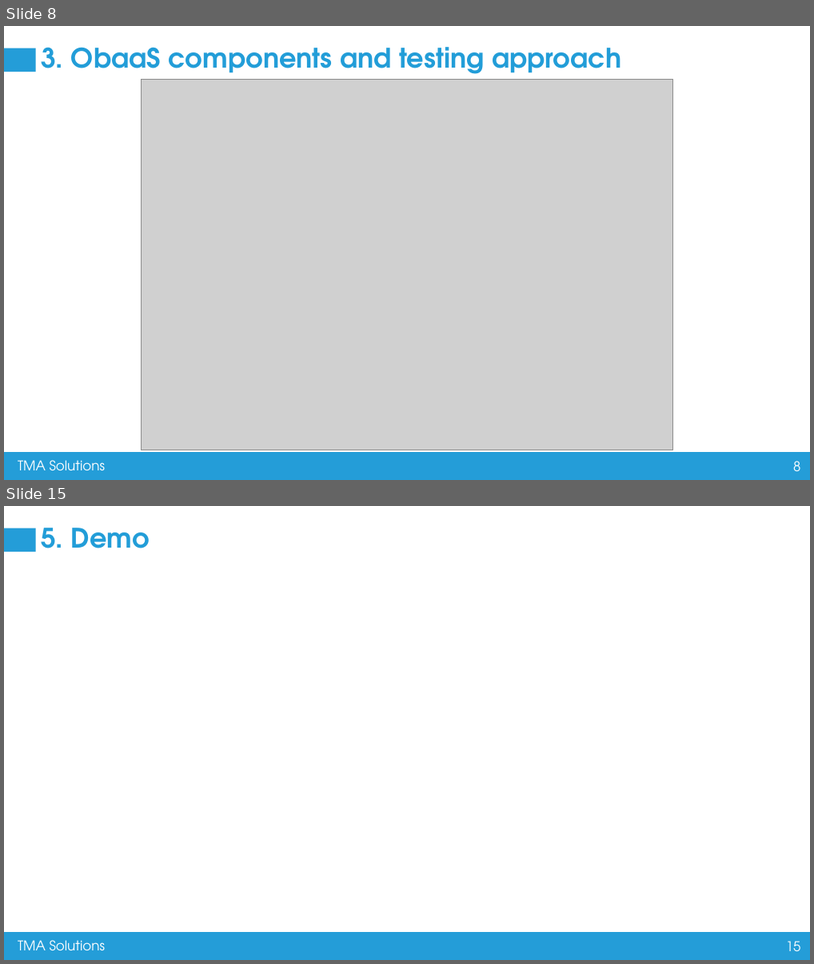
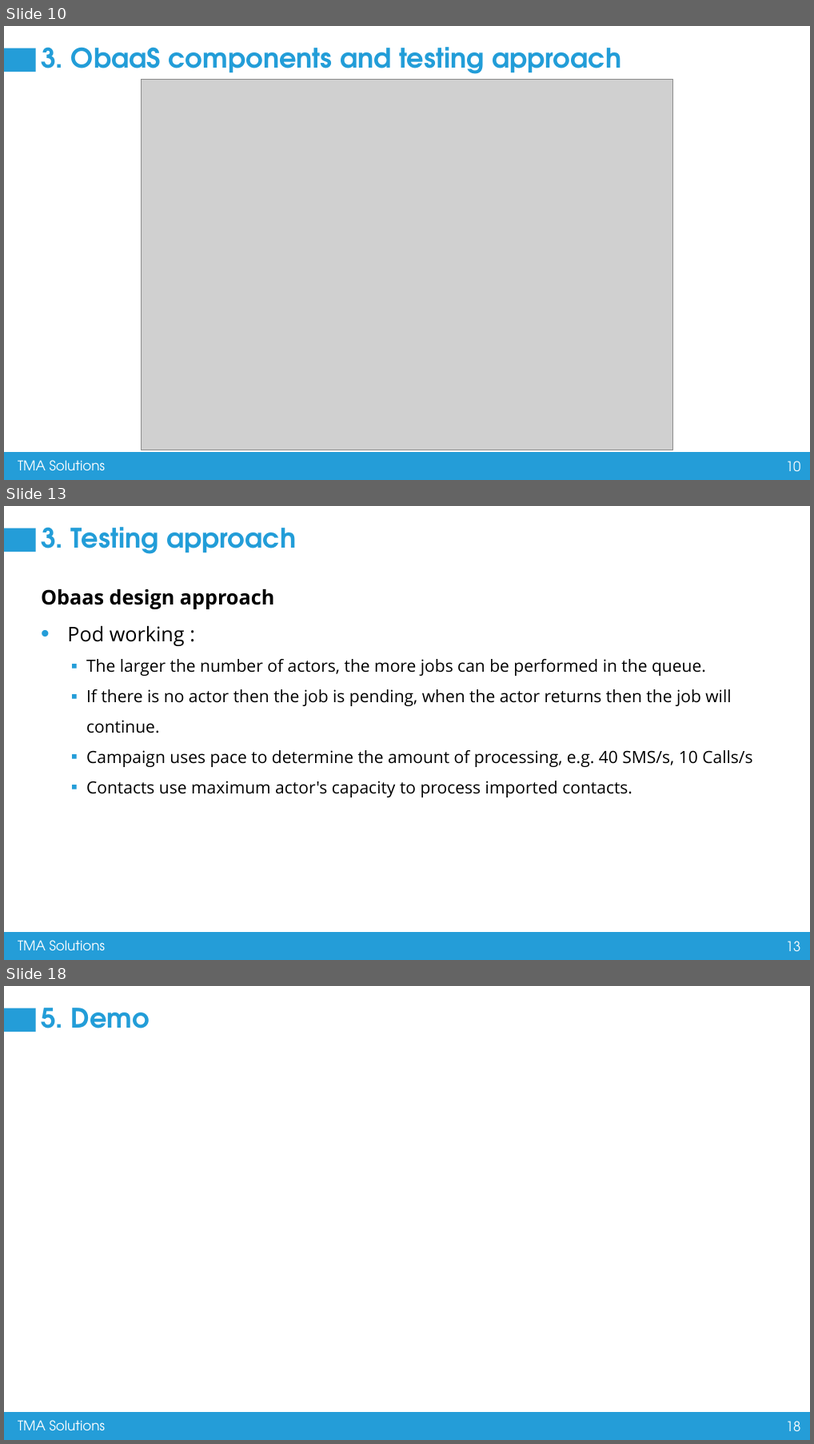
Before and after one commit to nguyenvanhuy0612/flutter_training, a slide deck: Containerization and Microservices Testing.pptx. Shown one above the other, each under a label of ours: slides 8 and 15 before the commit, slides 10, 13 and 18 after it; the slides between them are not shown. The pictures are 814x964 and 814x1444 pixels, drawn with LibreOffice and Linux fonts; fonts in the diff are those of the drawing; grey boxes stand for pictures. Boxes give left, top, right and bottom in pixels: in the first picture for what was removed or moved away, otherwise in the second. Text is boxed around its words. In the diff, an @@ line names an element or a change of style, - is before the commit and + after.

```diff
--- a/Containerization and Microservices Testing.pptx
+++ b/Containerization and Microservices Testing.pptx
@@ slide 13 added at bbox=[4, 506, 810, 960], background #FFFFFF; not listed: 4 template elements that a slide beside it also shows @@
@@ title added at bbox=[41, 527, 296, 554], 32 pt, text #229DD8, bold @@
+3. Testing approach
@@ text added at bbox=[41, 589, 753, 797], 20 pt, text #000000 @@
+Obaas design approach
+• Pod working :
+  ▪ The larger the number of actors, the more jobs can be performed in the queue.
+  ▪ If there is no actor then the job is pending, when the actor returns then the job will continue.
+  ▪ Campaign uses pace to determine the amount of processing, e.g. 40 SMS/s, 10 Calls/s
+  ▪ Contacts use maximum actor's capacity to process imported contacts.
@@ what was slide 8 is now slide 10 @@
@@ page number at bbox=[786, 460, 802, 471]: text changed @@
-8
+10
@@ what was slide 15 is now slide 18 @@
@@ page number at bbox=[786, 1420, 802, 1431]: text changed @@
-15
+18
```
Also in this commit, not shown: 5 slides changed, 8 other slides added, 13 slides removed.
